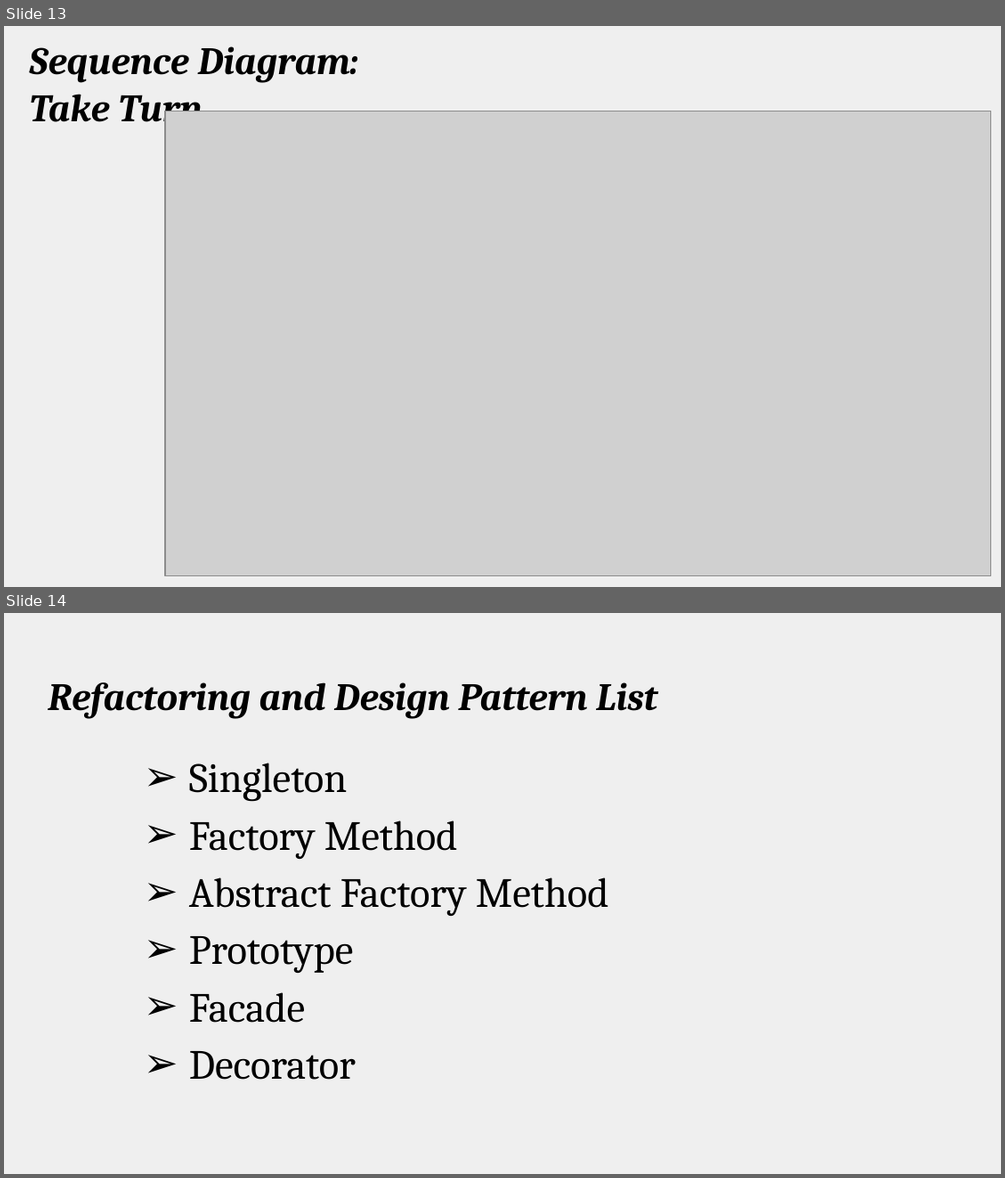
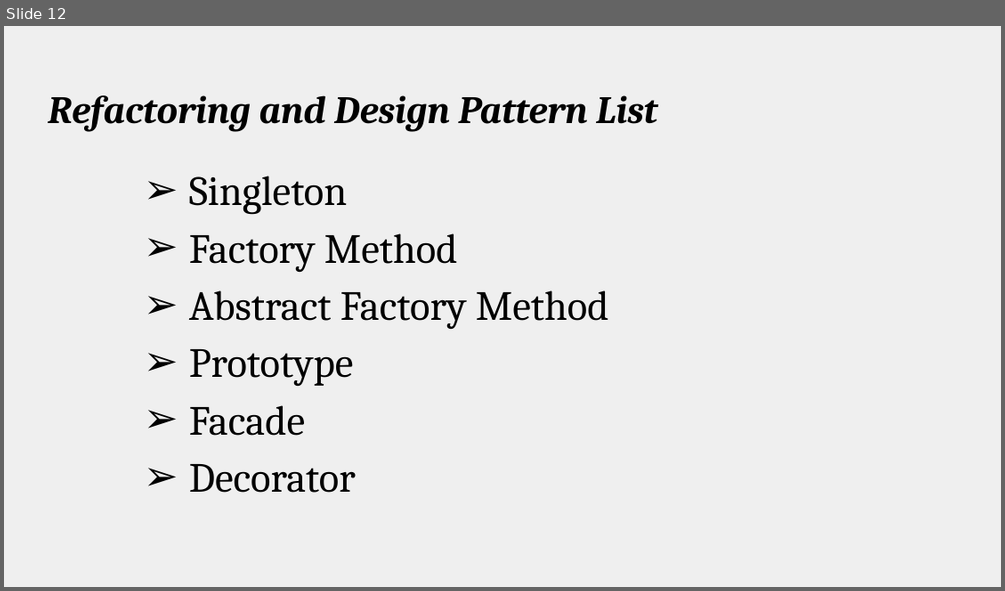
Before and after one commit to amgunden/cs414-f17-301-chessire-coders, a slide deck: documentation/P4 Presentation.pptx. Shown one above the other, each under a label of ours: slides 13 and 14 before the commit, slide 12 after it. The pictures are 1005x1178 and 1005x591 pixels, drawn with LibreOffice and Linux fonts; fonts in the diff are those of the drawing; grey boxes stand for pictures. Boxes give left, top, right and bottom in pixels: in the first picture for what was removed or moved away, otherwise in the second. Text is boxed around its words. In the diff, an @@ line names an element or a change of style, - is before the commit and + after.

```diff
--- a/documentation/P4 Presentation.pptx
+++ b/documentation/P4 Presentation.pptx
@@ slide 13 removed at box(4, 26, 1001, 587), background #EFEFEF @@
@@ title removed at box(29, 46, 358, 130) @@
-Sequence Diagram:
-Take Turn
@@ picture removed at box(165, 111, 991, 576) @@
@@ what was slide 14 is now slide 12 @@
```
Also in this commit, not shown: 2 slides changed, 1 slide added, 2 other slides removed, 1 other file.
